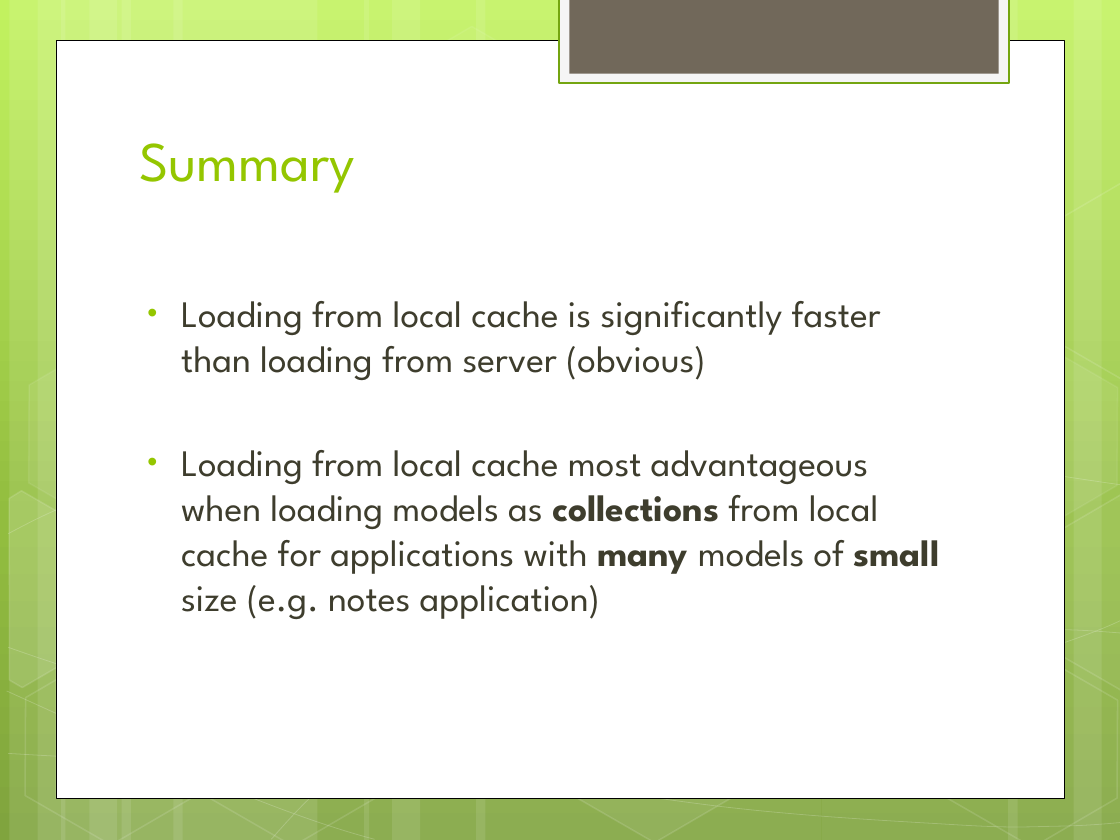
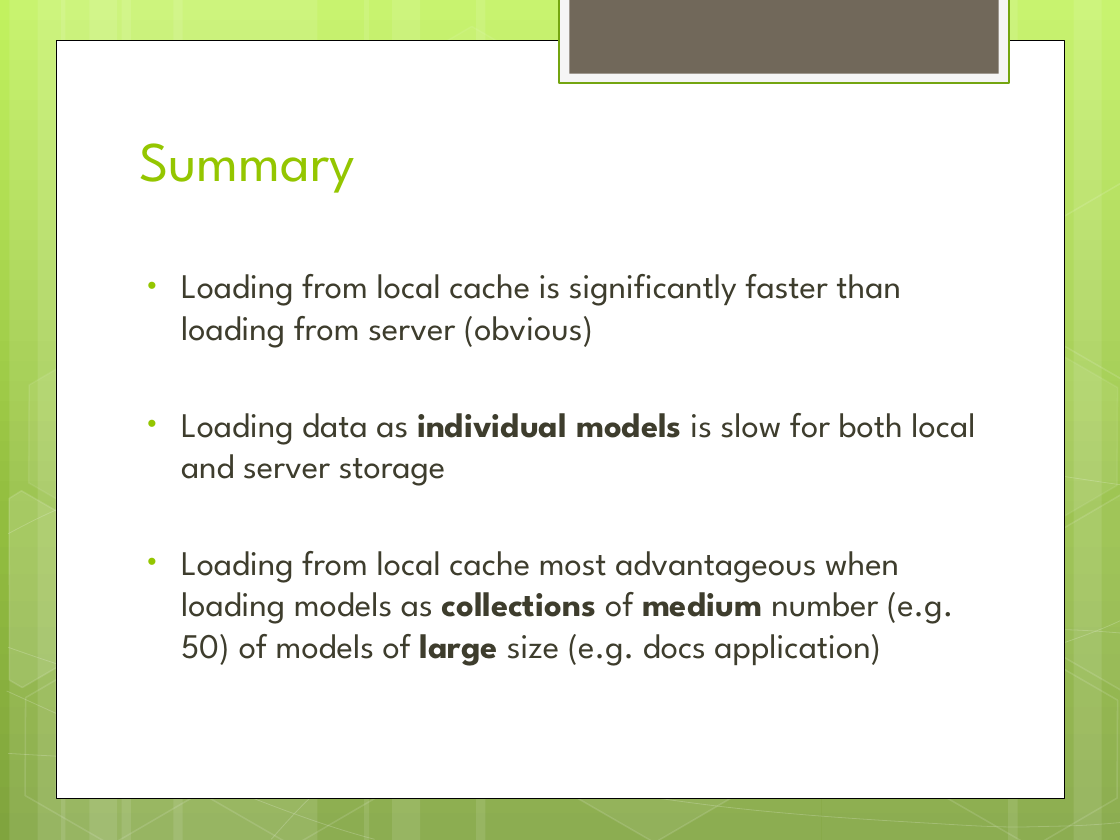
Before and after one commit to wolfes/backbone-store, a slide deck: slide 7 of presentation.pptx (slide 8 before the commit). Drawn at 1120x840 pixels with LibreOffice and Linux fonts; fonts in the diff are those of the drawing. Boxes give left, top, right and bottom in pixels: in the first picture for what was removed or moved away, otherwise in the second. Text is boxed around its words. In the diff, an @@ line names an element or a change of style, - is before the commit and + after.

Commit message:
more changes to presentation

```diff
--- a/presentation.pptx
+++ b/presentation.pptx
@@ text "Loading from local cache is ..." moved from (x1=181, y1=301, x2=940, y2=619) to (x1=181, y1=274, x2=975, y2=666) @@
@@ text at (x1=181, y1=274, x2=901, y2=348): size 24 to 22.2 pt in "Loading from local cache is significantly faster ..." @@
@@ text at (x1=181, y1=413, x2=975, y2=666): text changed; size 24 to 22.2 pt @@
-• Loading from local cache most advantageous when loading models as collections from local cache for applications with many models of small size (e.g. notes application)
+• Loading data as individual models is slow for both local and server storage
+• Loading from local cache most advantageous when loading models as collections of medium number (e.g. 50) of models of large size (e.g. docs application)
```
Also in this commit, not shown: 6 other slides changed, 1 slide removed.
